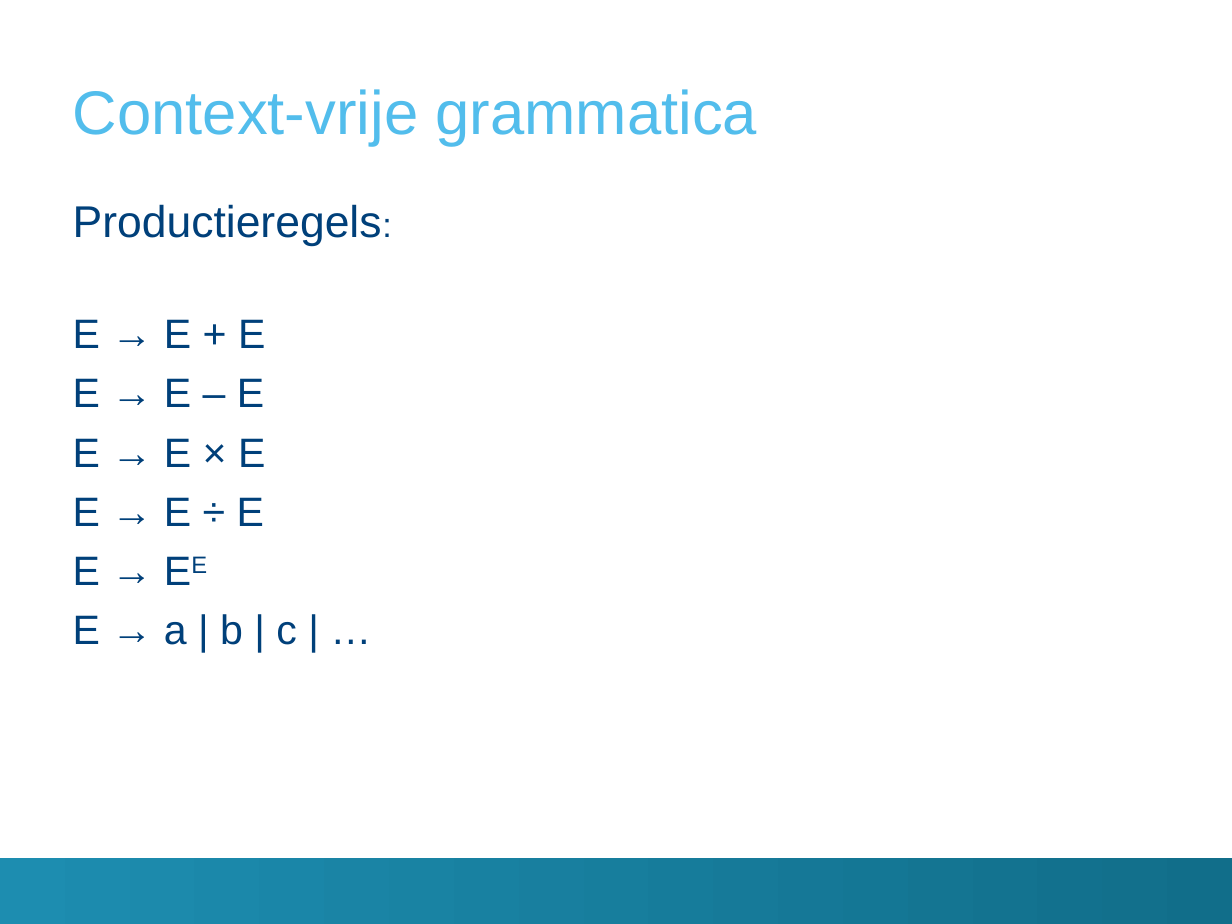
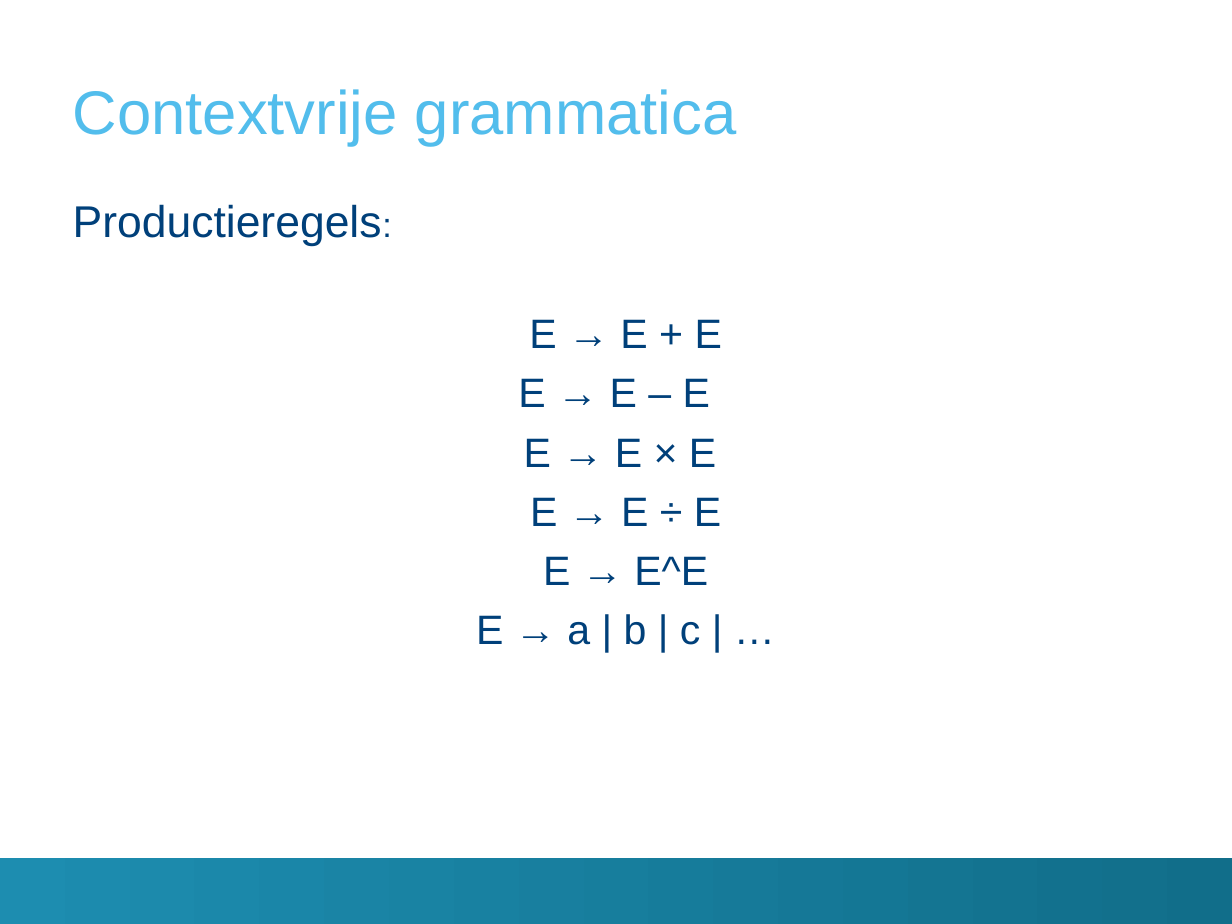
Before and after one commit to TomDeGroote/Bachelorproef, a slide deck: slide 4 of Paper/Finale Presentatie/presentatie.pptx. Drawn at 1232x924 pixels with LibreOffice and Linux fonts; fonts in the diff are those of the drawing; background and template pictures are left out. Boxes give left, top, right and bottom in pixels: in the first picture for what was removed or moved away, otherwise in the second. Text is boxed around its words. In the diff, an @@ line names an element or a change of style, - is before the commit and + after.

```diff
--- a/Paper/Finale Presentatie/presentatie.pptx
+++ b/Paper/Finale Presentatie/presentatie.pptx
@@ title at [73,89,737,146]: text changed @@
-Context-vrije grammatica
+Contextvrije grammatica
@@ text at [476,319,722,645]: alignment left to centre @@
@@ text at [543,556,708,585]: text changed @@
-E → EE
+E → E^E
```
Also in this commit, not shown: 13 other slides changed, 3 slides added, 3 slides removed, 8 other files.
